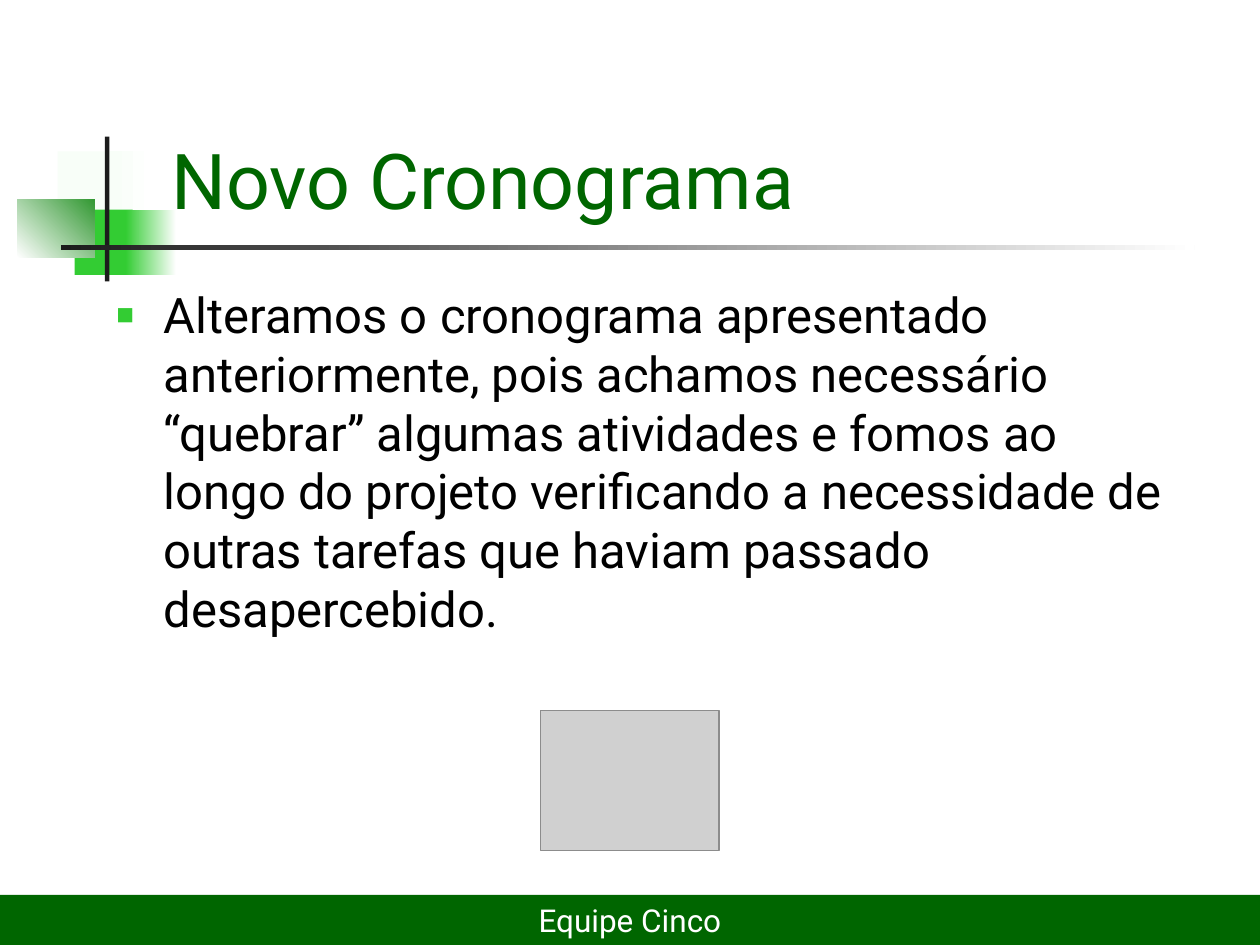
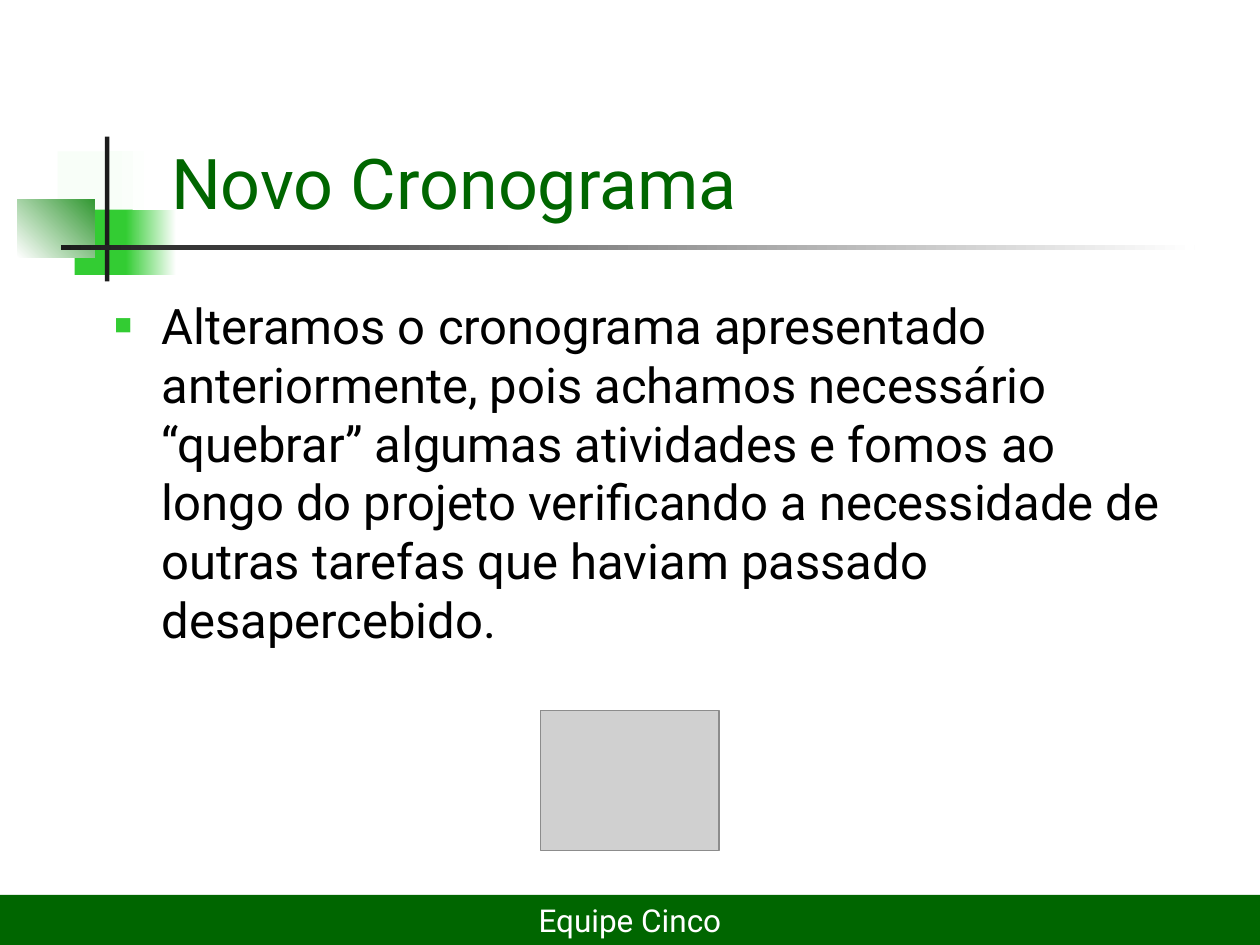
Before and after one commit to lDarthKill/xadrez-es2-compuff, a slide deck: slide 5 of Documentos/Projeto Xadrez2seminário.ppt (slide 4 before the commit). Drawn at 1260x945 pixels with LibreOffice and Linux fonts; fonts in the diff are those of the drawing; grey boxes stand for pictures. Boxes give left, top, right and bottom in pixels: in the first picture for what was removed or moved away, otherwise in the second. Text is boxed around its words. In the diff, an @@ line names an element or a change of style, - is before the commit and + after.

```diff
--- a/Documentos/Projeto Xadrez2seminário.ppt
+++ b/Documentos/Projeto Xadrez2seminário.ppt
@@ title "Novo Cronograma" at bbox=[171, 158, 737, 224]: size 44 to 40 pt @@
@@ text "Alteramos o cronograma apresentado anteriormente, ...": place and size @@
-text "Alteramos o cronograma apresentado anteriormente, ..." at bbox=[164, 296, 1162, 637]
+text "Alteramos o cronograma apresentado anteriormente, ..." at bbox=[162, 307, 1160, 648]
```
Also in this commit, not shown: 13 other slides changed, 2 slides added.
